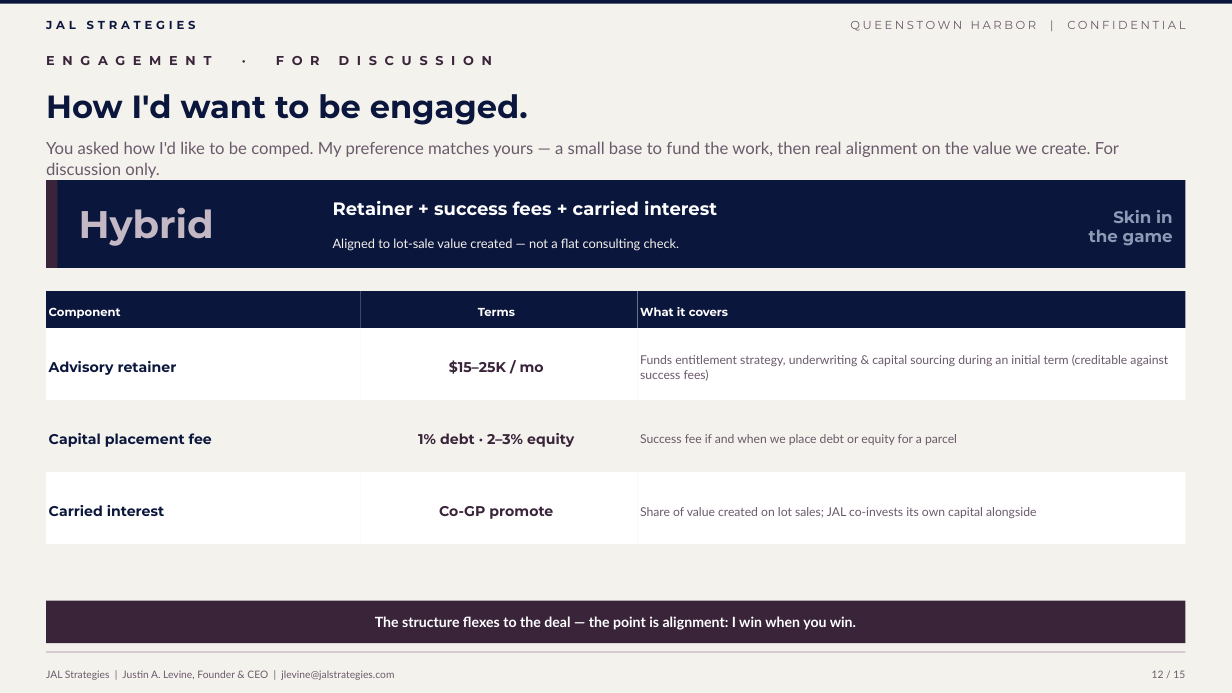
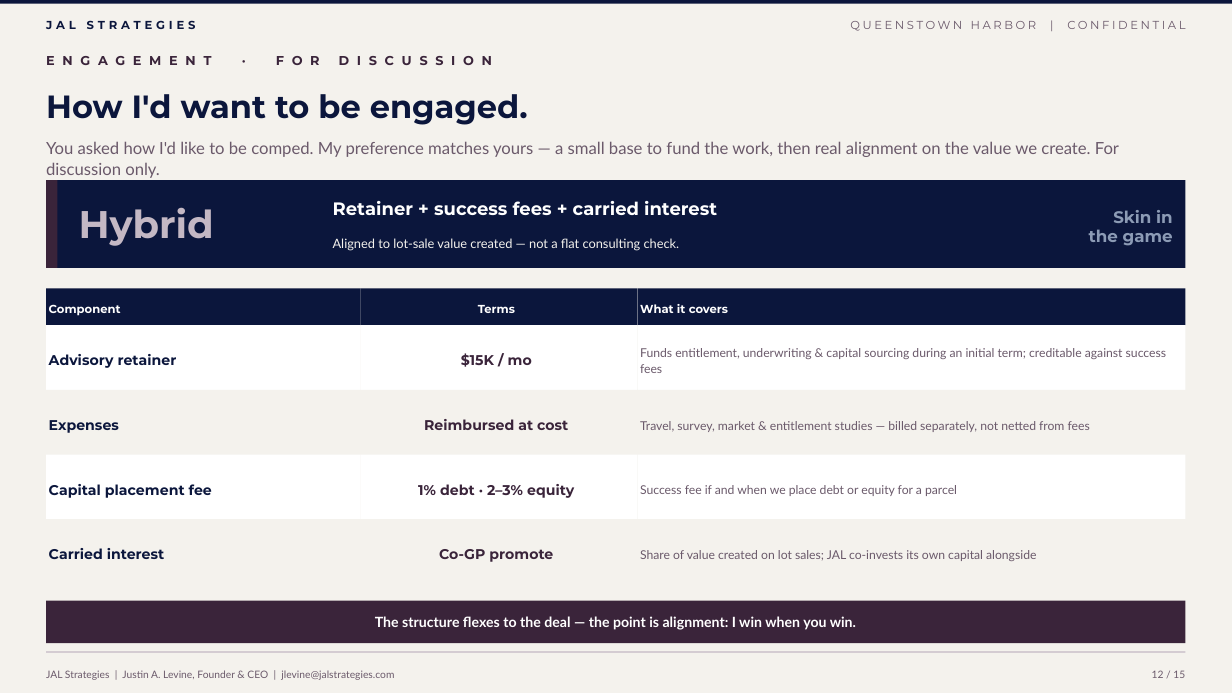
Before and after one commit to jlevine711/Apex, a slide deck: slide 12 of JAL_Queenstown_Harbor_Proposal.pptx. Drawn at 1232x693 pixels with LibreOffice and Linux fonts; fonts in the diff are those of the drawing. Boxes give left, top, right and bottom in pixels: in the first picture for what was removed or moved away, otherwise in the second. Text is boxed around its words. In the diff, an @@ line names an element or a change of style, - is before the commit and + after.

```diff
--- a/JAL_Queenstown_Harbor_Proposal.pptx
+++ b/JAL_Queenstown_Harbor_Proposal.pptx
@@ text "Advisory retainer": place and size @@
-text "Advisory retainer" at <box>49,361,177,375</box>
+text "Advisory retainer" at <box>49,354,177,368</box>
@@ rectangle: place and size @@
-rectangle at <box>46,328,360,400</box>
+rectangle at <box>46,325,360,390</box>
@@ rectangle: place and size @@
-rectangle at <box>360,328,638,400</box>
+rectangle at <box>360,325,638,390</box>
@@ rectangle: place and size @@
-rectangle at <box>638,328,1186,400</box>
+rectangle at <box>638,325,1186,390</box>
@@ text at <box>461,353,532,367</box>: text changed @@
-$15–25K / mo
+$15K / mo
@@ text at <box>640,348,1166,373</box>: text changed @@
-Funds entitlement strategy, underwriting & capital sourcing during an initial term (creditable against success fees)
+Funds entitlement, underwriting & capital sourcing during an initial term; creditable against success fees
@@ rectangle: place and size @@
-rectangle at <box>46,400,360,472</box>
+rectangle at <box>46,390,360,455</box>
@@ rectangle: place and size @@
-rectangle at <box>360,400,638,472</box>
+rectangle at <box>360,390,638,455</box>
@@ text added at <box>424,419,568,430</box>, 11 pt, text #3A243A, bold @@
+Reimbursed at cost
@@ rectangle: place and size @@
-rectangle at <box>638,400,1186,472</box>
+rectangle at <box>638,390,1186,455</box>
@@ text added at <box>49,420,119,433</box>, 11 pt, text #0B163C, bold @@
+Expenses
@@ text added at <box>640,421,1090,432</box>, 9.5 pt, text #6B5A6B @@
+Travel, survey, market & entitlement studies — billed separately, not netted from fees
@@ rectangle: place and size @@
-rectangle at <box>46,472,360,544</box>
+rectangle at <box>46,455,360,519</box>
@@ text "Capital placement fee": place and size @@
-text "Capital placement fee" at <box>49,433,212,447</box>
+text "Capital placement fee" at <box>49,484,212,498</box>
@@ rectangle: place and size @@
-rectangle at <box>360,472,638,544</box>
+rectangle at <box>360,455,638,519</box>
@@ text "1% debt · 2–3% equity": place and size @@
-text "1% debt · 2–3% equity" at <box>418,433,574,447</box>
+text "1% debt · 2–3% equity" at <box>418,484,574,498</box>
@@ rectangle: place and size @@
-rectangle at <box>638,472,1186,544</box>
+rectangle at <box>638,455,1186,519</box>
@@ text "Success fee if and when ...": place and size @@
-text "Success fee if and when ..." at <box>640,434,957,445</box>
+text "Success fee if and when ..." at <box>640,485,957,496</box>
@@ text "Carried interest": place and size @@
-text "Carried interest" at <box>49,505,164,516</box>
+text "Carried interest" at <box>49,548,164,559</box>
@@ rectangle added at <box>46,519,360,584</box>, fill #F4F2ED @@
@@ text "Co-GP promote": place and size @@
-text "Co-GP promote" at <box>439,506,553,519</box>
+text "Co-GP promote" at <box>439,549,553,562</box>
@@ rectangle added at <box>360,519,638,584</box>, fill #F4F2ED @@
@@ text "Share of value created on ...": place and size @@
-text "Share of value created on ..." at <box>640,507,1036,518</box>
+text "Share of value created on ..." at <box>640,550,1036,561</box>
@@ rectangle added at <box>638,519,1186,584</box>, fill #F4F2ED @@
```
Also in this commit, not shown: 1 other file.
